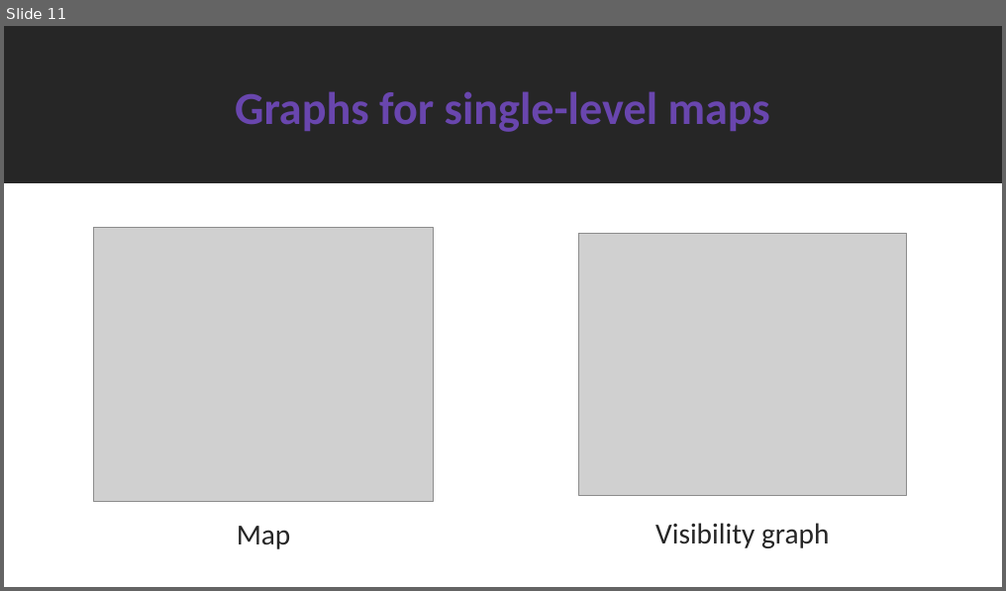
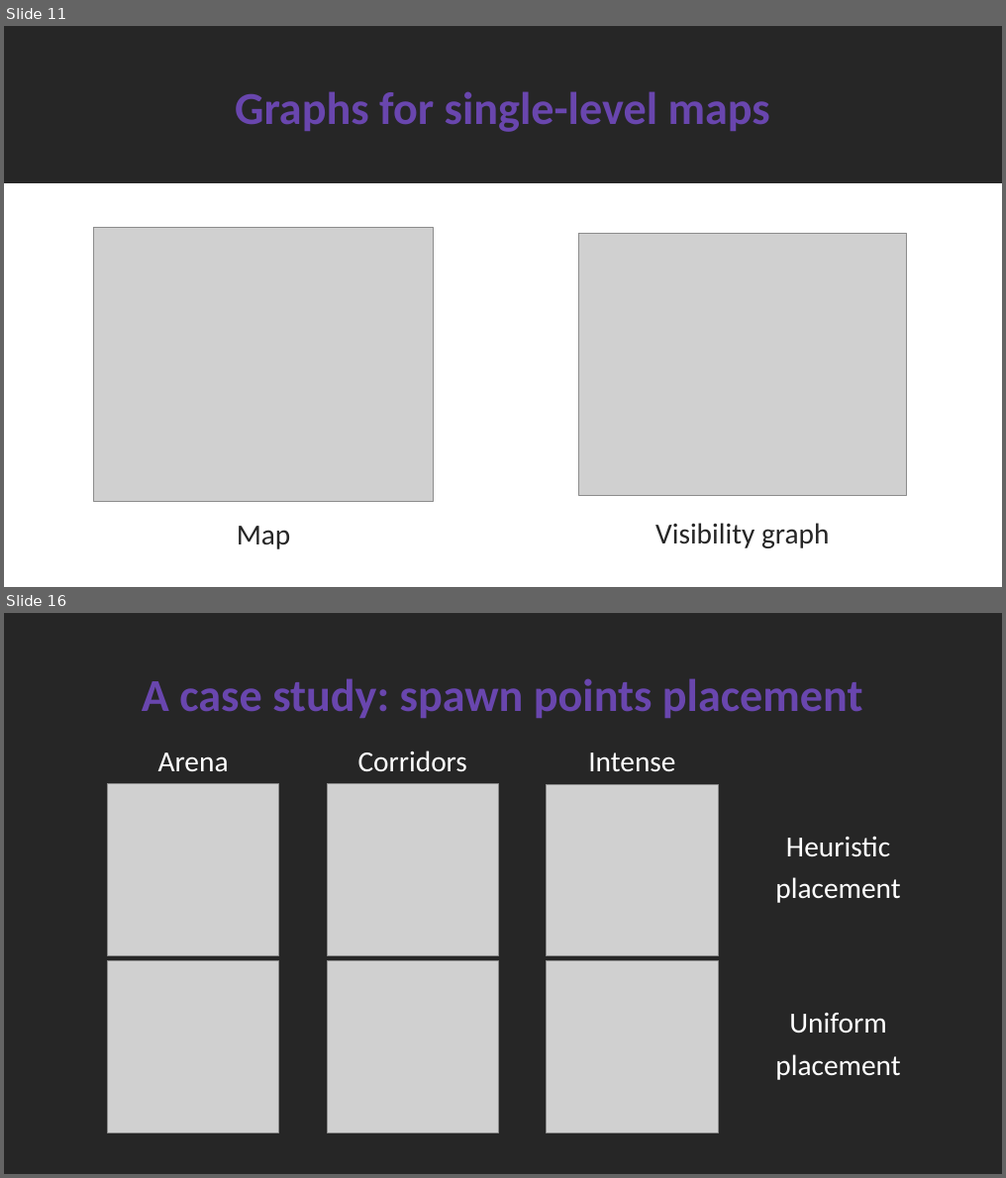
Before and after one commit to SimoDedo/ProjectArena, a slide deck: Presentation/An Online Framework for User-Based Analysis of Maps in First Person Shooters.pptx. Shown one above the other, each under a label of ours: slide 11 before the commit, slides 11 and 16 after it; the slides between them are not shown. The pictures are 1006x591 and 1006x1178 pixels, drawn with LibreOffice and Linux fonts; fonts in the diff are those of the drawing; grey boxes stand for pictures. Boxes give left, top, right and bottom in pixels: in the first picture for what was removed or moved away, otherwise in the second. Text is boxed around its words. In the diff, an @@ line names an element or a change of style, - is before the commit and + after.

```diff
--- a/Presentation/An Online Framework for User-Based Analysis of Maps in First Person Shooters.pptx
+++ b/Presentation/An Online Framework for User-Based Analysis of Maps in First Person Shooters.pptx
@@ slide 16 added at (x1=4, y1=613, x2=1002, y2=1174), background #262626 @@
@@ title added at (x1=142, y1=678, x2=863, y2=718), 44 pt, text #6946AE, bold @@
+A case study: spawn points placement
@@ text added at (x1=158, y1=753, x2=229, y2=771), 28 pt, text #FFFFFF @@
+Arena
@@ text added at (x1=358, y1=751, x2=467, y2=772), 28 pt, text #FFFFFF @@
+Corridors
@@ text added at (x1=588, y1=753, x2=675, y2=772), 28 pt, text #FFFFFF @@
+Intense
@@ picture added at (x1=107, y1=783, x2=279, y2=956) @@
@@ picture added at (x1=327, y1=783, x2=498, y2=956) @@
@@ picture added at (x1=547, y1=784, x2=718, y2=956) @@
@@ text added at (x1=775, y1=836, x2=900, y2=903), 28 pt, text #FFFFFF @@
+Heuristic
+placement
@@ picture added at (x1=107, y1=961, x2=279, y2=1133) @@
@@ picture added at (x1=327, y1=961, x2=498, y2=1133) @@
@@ picture added at (x1=547, y1=961, x2=718, y2=1133) @@
@@ text added at (x1=775, y1=1013, x2=900, y2=1080), 28 pt, text #FFFFFF @@
+Uniform
+placement
```
Also in this commit, not shown: 5 slides changed, 7 other slides added, 15 other files.
